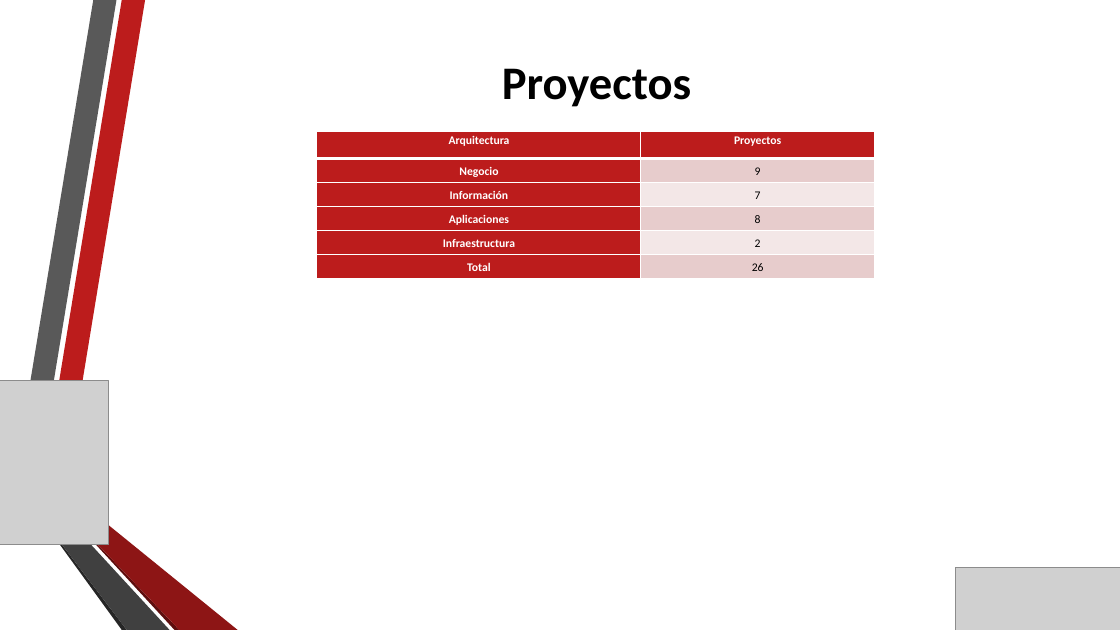
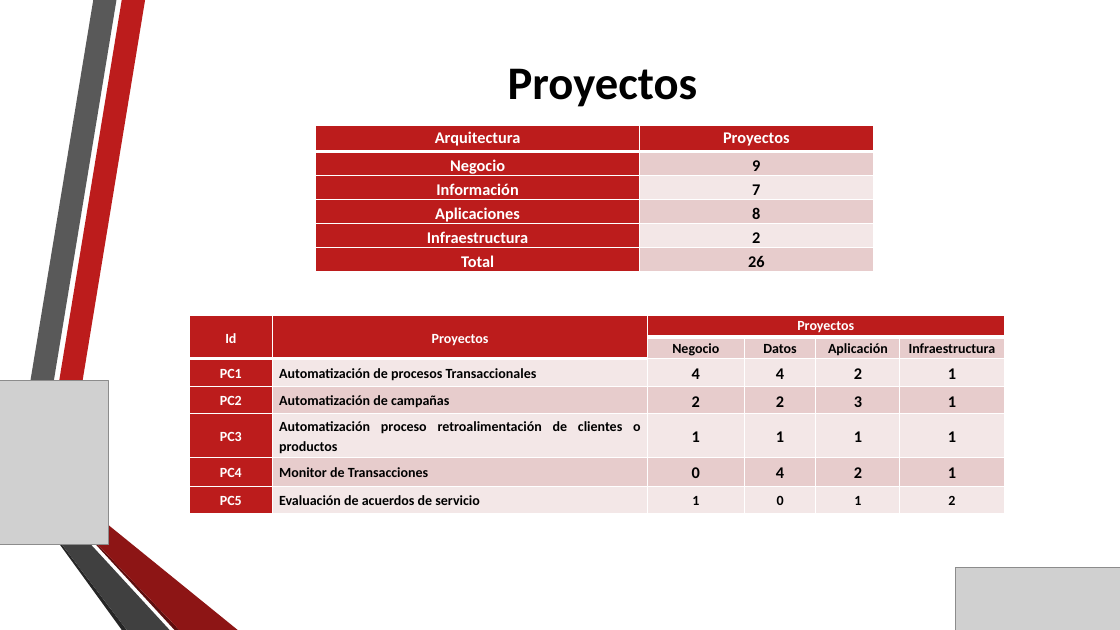
Before and after one commit to gaudisolutions/ecos, a slide deck: slide 23 of Proyecto I/Presentación/Arquitectura Objetivo MPLA.pptx (slide 17 before the commit). Drawn at 1120x630 pixels with LibreOffice and Linux fonts; fonts in the diff are those of the drawing; grey boxes stand for pictures; background and template pictures are left out. Boxes give left, top, right and bottom in pixels: in the first picture for what was removed or moved away, otherwise in the second. Text is boxed around its words. In the diff, an @@ line names an element or a change of style, - is before the commit and + after.

Commit message:
Se actualiza documento final de proyecto I

```diff
--- a/Proyecto I/Presentación/Arquitectura Objetivo MPLA.pptx
+++ b/Proyecto I/Presentación/Arquitectura Objetivo MPLA.pptx
@@ title "Proyectos": place and size @@
-title "Proyectos" at bbox=[502, 68, 691, 107]
+title "Proyectos" at bbox=[508, 68, 697, 107]
@@ table at bbox=[316, 125, 874, 276] @@
@@ size 10 to 14 pt @@
@@ bold on in "9", "7", "8", "2" and 1 more places @@
@@ table: place and size @@
-table at bbox=[317, 132, 875, 279]
+table at bbox=[316, 125, 874, 276]
@@ table added at bbox=[189, 315, 1004, 513], 7 rows, 6 columns @@
+Id | Proyectos | Proyectos |  |  | 
+ |  | Negocio | Datos | Aplicación | Infraestructura
+PC1 | Automatización de procesos Transaccionales | 4 | 4 | 2 | 1
+PC2 | Automatización de campañas | 2 | 2 | 3 | 1
+PC3 | Automatización proceso retroalimentación de clientes o productos | 1 | 1 | 1 | 1
+PC4 | Monitor de Transacciones | 0 | 4 | 2 | 1
+PC5 | Evaluación de acuerdos de servicio | 1 | 0 | 1 | 2
```
Also in this commit, not shown: 7 other slides changed, 8 slides added, 2 slides removed, 6 other files.
